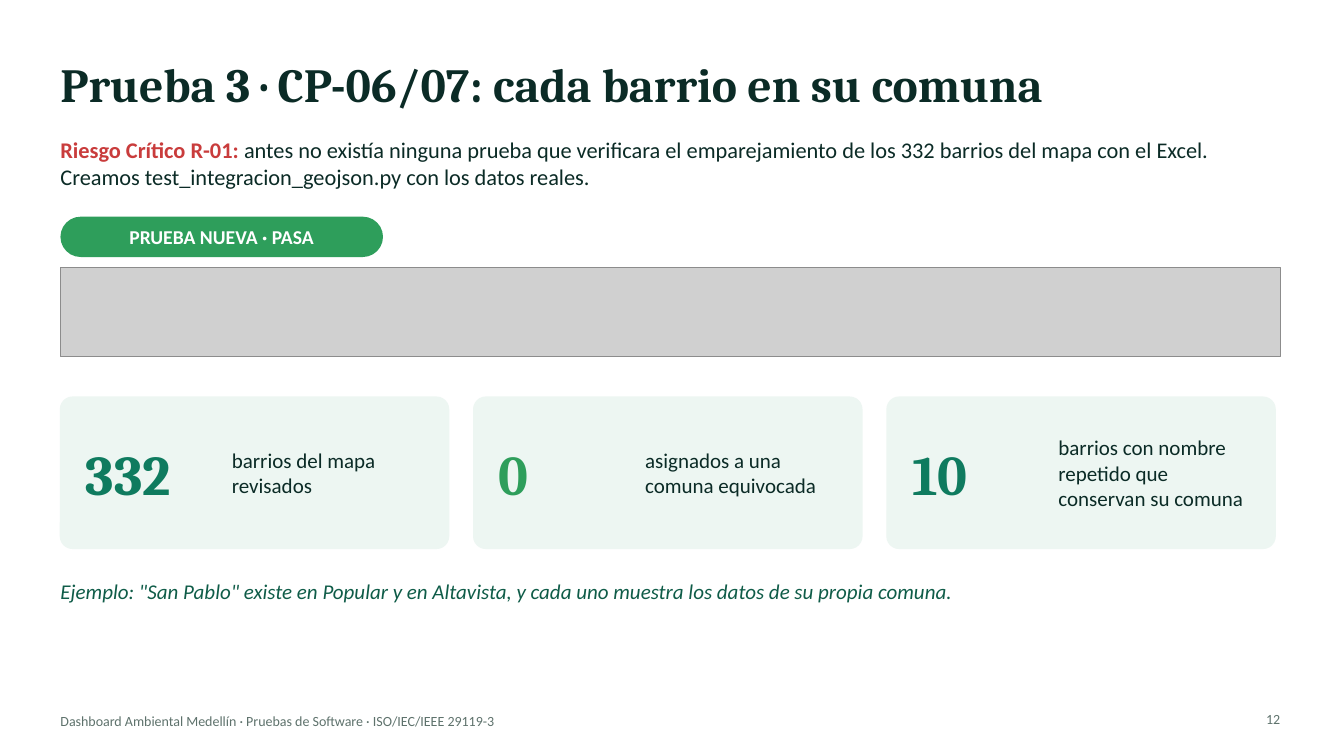
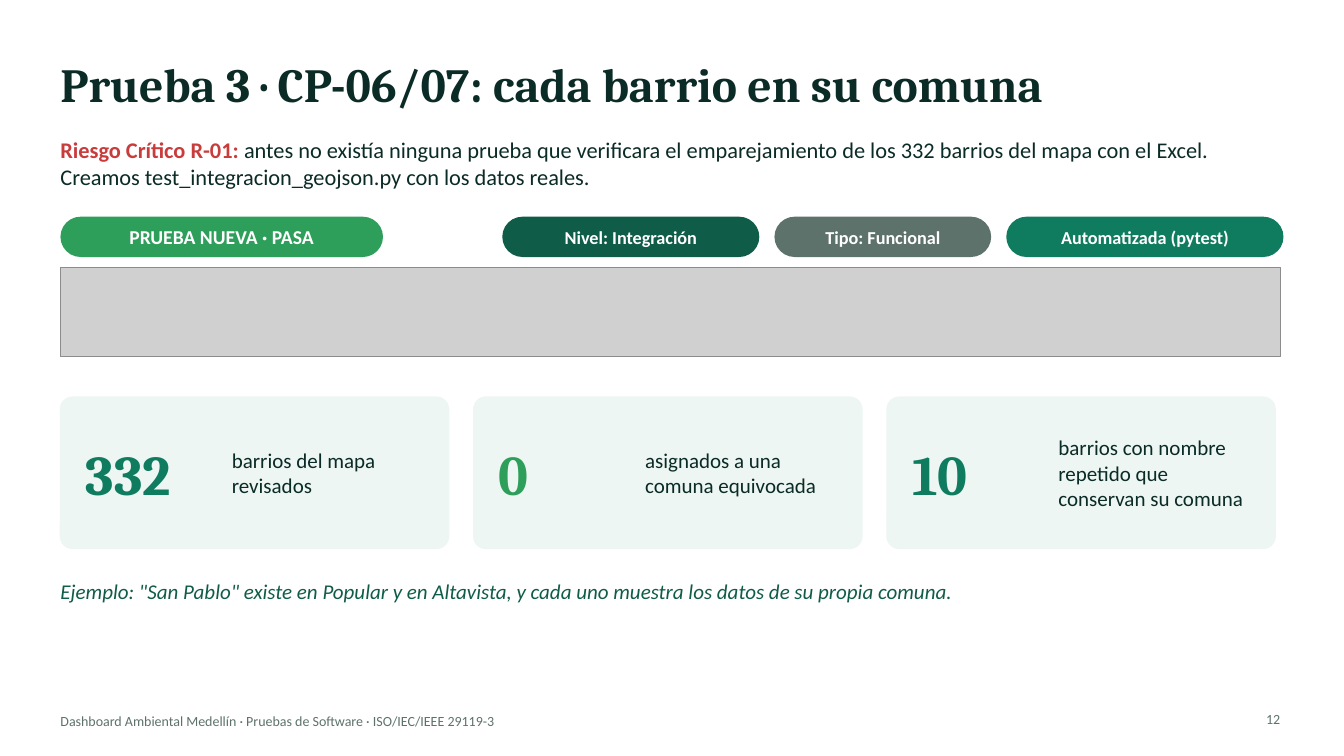
Before and after one commit to jeyson4013/Analisis_ambiental, a slide deck: slide 12 of Presentacion_Pruebas_Dashboard_Ambiental.pptx. Drawn at 1344x756 pixels with LibreOffice and Linux fonts; fonts in the diff are those of the drawing; grey boxes stand for pictures. Boxes give left, top, right and bottom in pixels: in the first picture for what was removed or moved away, otherwise in the second. Text is boxed around its words. In the diff, an @@ line names an element or a change of style, - is before the commit and + after.

Commit message:
docs: indicar nivel, tipo y forma de ejecucion de cada prueba en la presentacion

```diff
--- a/Presentacion_Pruebas_Dashboard_Ambiental.pptx
+++ b/Presentacion_Pruebas_Dashboard_Ambiental.pptx
@@ rounded rectangle added at [502, 217, 759, 257], fill #0F5C48, 13 pt, text #FFFFFF, bold @@
+Nivel: Integración
@@ rounded rectangle added at [774, 217, 991, 257], fill #5E726C, 13 pt, text #FFFFFF, bold @@
+Tipo: Funcional
@@ rounded rectangle added at [1006, 217, 1284, 257], fill #0F7B5F, 13 pt, text #FFFFFF, bold @@
+Automatizada (pytest)
```
Also in this commit, not shown: 5 other slides changed.
